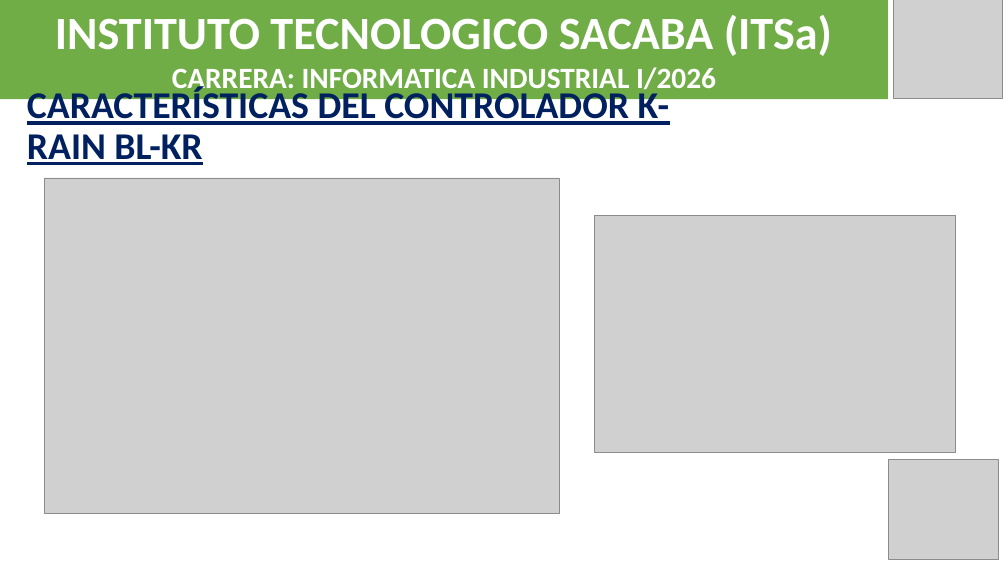
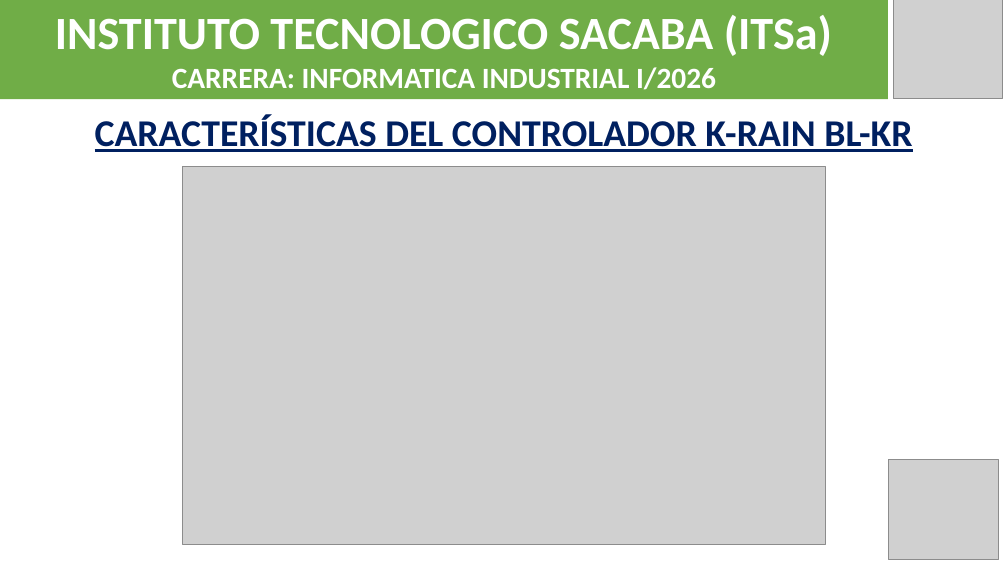
Before and after one commit to Jose12300552/quinta-verde-flow, a slide deck: slide 18 of PRESENTACION_SARQUE.pptx. Drawn at 1008x567 pixels with LibreOffice and Linux fonts; fonts in the diff are those of the drawing; grey boxes stand for pictures. Boxes give left, top, right and bottom in pixels: in the first picture for what was removed or moved away, otherwise in the second. Text is boxed around its words. In the diff, an @@ line names an element or a change of style, - is before the commit and + after.

```diff
--- a/PRESENTACION_SARQUE.pptx
+++ b/PRESENTACION_SARQUE.pptx
@@ text "CARACTERÍSTICAS DEL CONTROLADOR K-RAIN BL-KR": place and size @@
-text "CARACTERÍSTICAS DEL CONTROLADOR K-RAIN BL-KR" at box(27, 87, 669, 165)
+text "CARACTERÍSTICAS DEL CONTROLADOR K-RAIN BL-KR" at box(95, 115, 912, 152)
@@ text "CARACTERÍSTICAS DEL CONTROLADOR K-RAIN BL-KR" at box(95, 115, 912, 152): alignment left to centre @@
@@ picture removed at box(45, 178, 559, 513) @@
@@ picture added at box(183, 166, 826, 544) @@
@@ picture removed at box(595, 216, 957, 453) @@
```
Also in this commit, not shown: 21 other slides changed, 2 other files.
